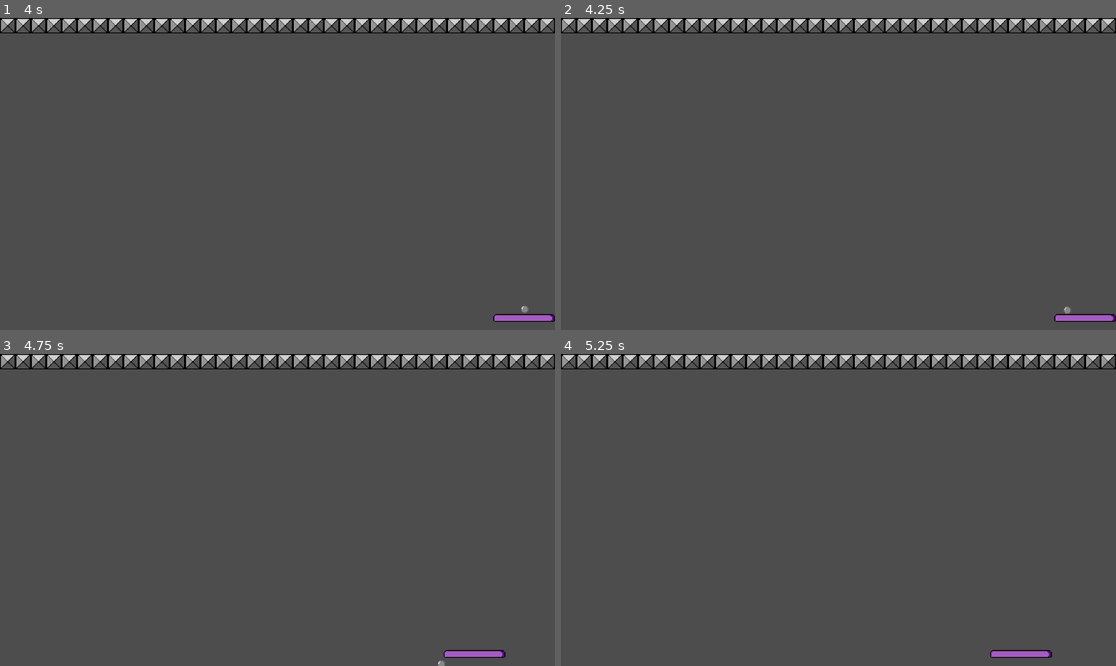
Above: before the commit, frames 1-4 (two rows, left to right).
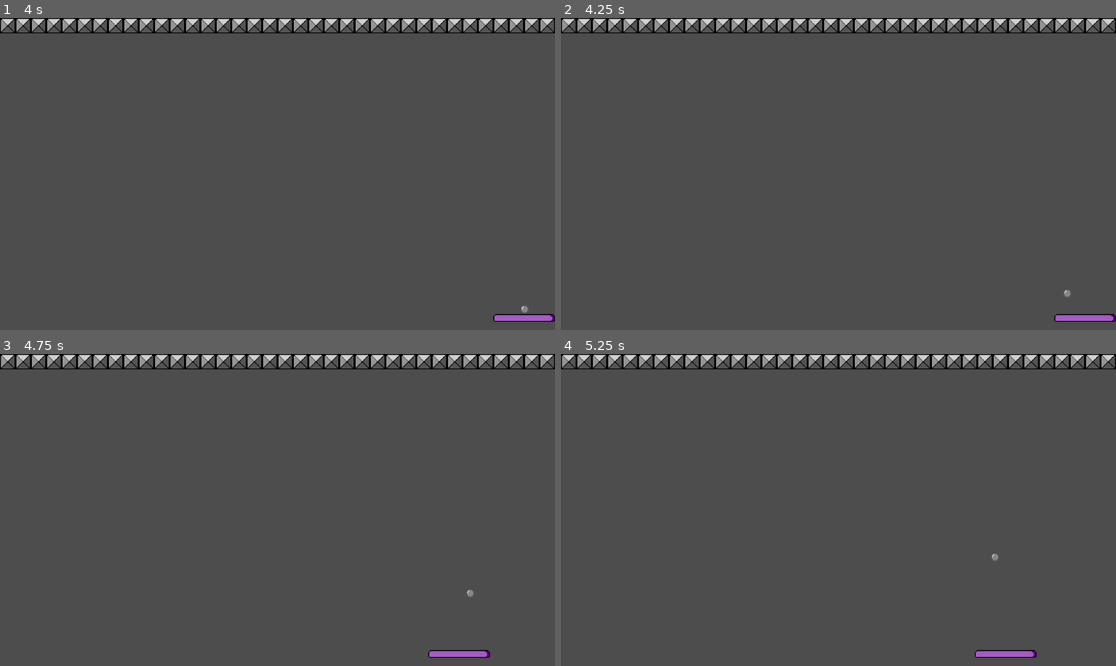
Above: after the commit, the same moments.

Repository: Morswin/Brick-Smasher
Game: Godot game, scene res://game_loop.tscn
Same seed, same stepped clock (60 frames per second), same inputs: the game is played once before the commit and once after it.
Inputs:
- Up to frame 1 (4 s): hold Right (ui_right) 0.53-2.03 s; hold Left (ui_left) 2.03-2.78 s; hold Right (ui_right) from 2.78 s (still down)
- Up to frame 2 (4.25 s): keep holding Right (ui_right)
- Up to frame 3 (4.75 s): release Right (ui_right) at 4.28 s; hold Left (ui_left) from 4.28 s (still down)
- Up to frame 4 (5.25 s): release Left (ui_left) at 5.03 s; hold Right (ui_right) from 5.03 s (still down)

Frame 1 is identical in both runs. In frame 2, less than 0.1% of the frame differs, in the area x 90-92%, y 87-95%; in frame 3, 0.2%, in the area x 77-92%, y 75-100%; in frame 4, 0.2%.

Commit message:
Little fix
Now player may pretend this game is a game

Diff:
--- a/ball/ball.gd
+++ b/ball/ball.gd
@@ -16,5 +16,7 @@
 		direction.y = direction.y * -1
 	if is_on_wall():
 		direction.x = direction.x * -1
+	if is_on_floor():
+		direction.y = direction.y * -1
 	velocity = direction * SPEED
 	move_and_slide()
